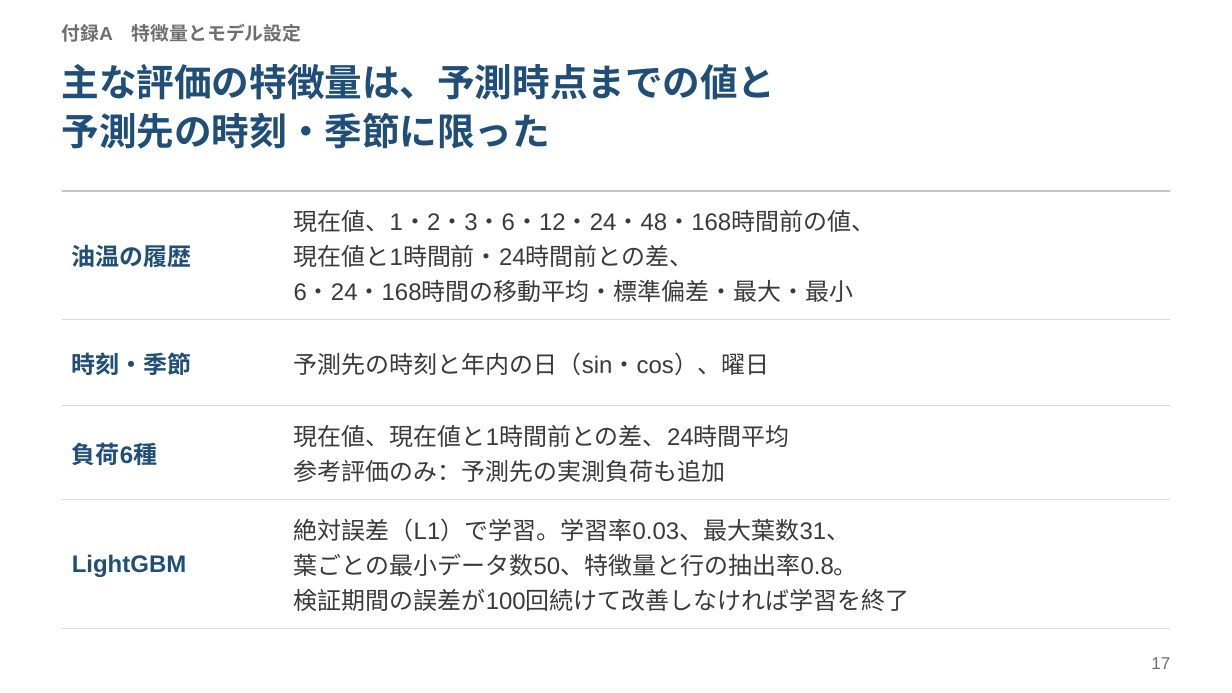
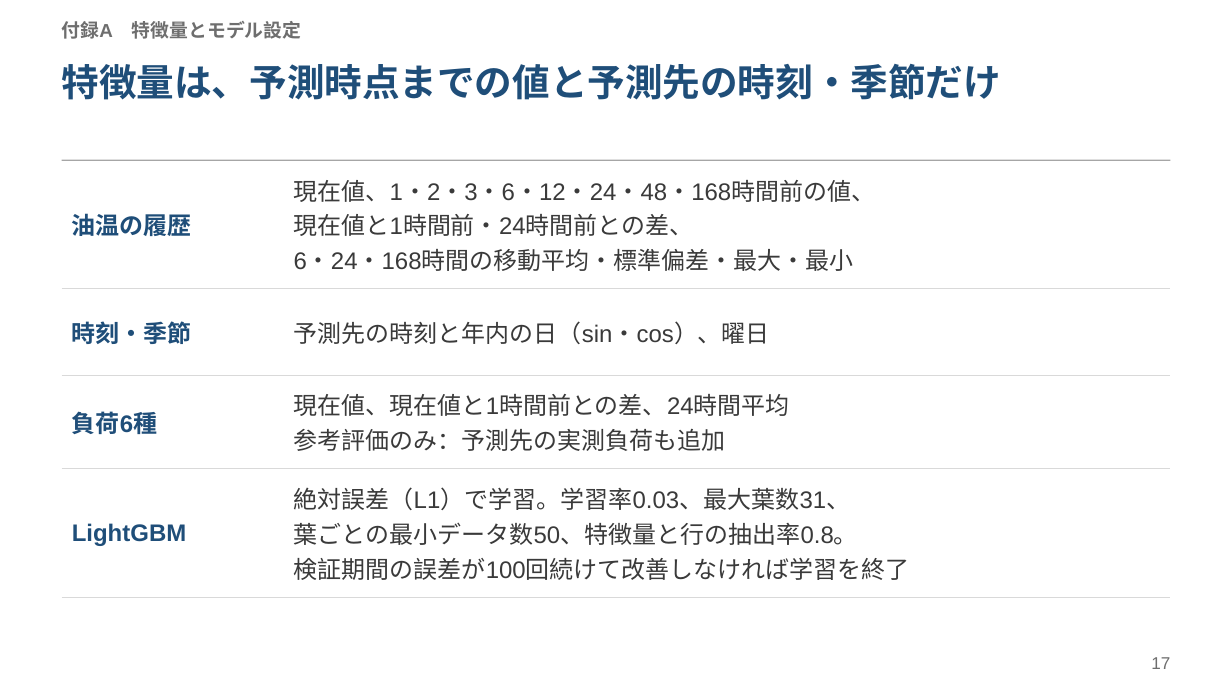
Before and after one commit to HJRKTNG/ett-oil-temperature-poc, a slide deck: slide 17 of reports/slides/ett_oil_temperature_poc.pptx. Drawn at 1232x693 pixels with LibreOffice and Linux fonts; fonts in the diff are those of the drawing. Boxes give left, top, right and bottom in pixels: in the first picture for what was removed or moved away, otherwise in the second. Text is boxed around its words. In the diff, an @@ line names an element or a change of style, - is before the commit and + after.

```diff
--- a/reports/slides/ett_oil_temperature_poc.pptx
+++ b/reports/slides/ett_oil_temperature_poc.pptx
@@ text "付録A 特徴量とモデル設定" at (x1=62, y1=21, x2=302, y2=39): line spacing 1 to 1.08; vertical alignment middle to top @@
@@ text at (x1=62, y1=64, x2=1001, y2=100): text changed @@
-主な評価の特徴量は、予測時点までの値と
-予測先の時刻・季節に限った
+特徴量は、予測時点までの値と予測先の時刻・季節だけ
@@ table moved from (x1=62, y1=191, x2=1170, y2=615) to (x1=62, y1=160, x2=1170, y2=584) @@
@@ line moved from (62, 191) - (1170, 191) to (62, 160) - (1170, 160) @@
```
Also in this commit, not shown: 18 other slides changed, 1 slide added, 1 slide removed, 7 other files.
